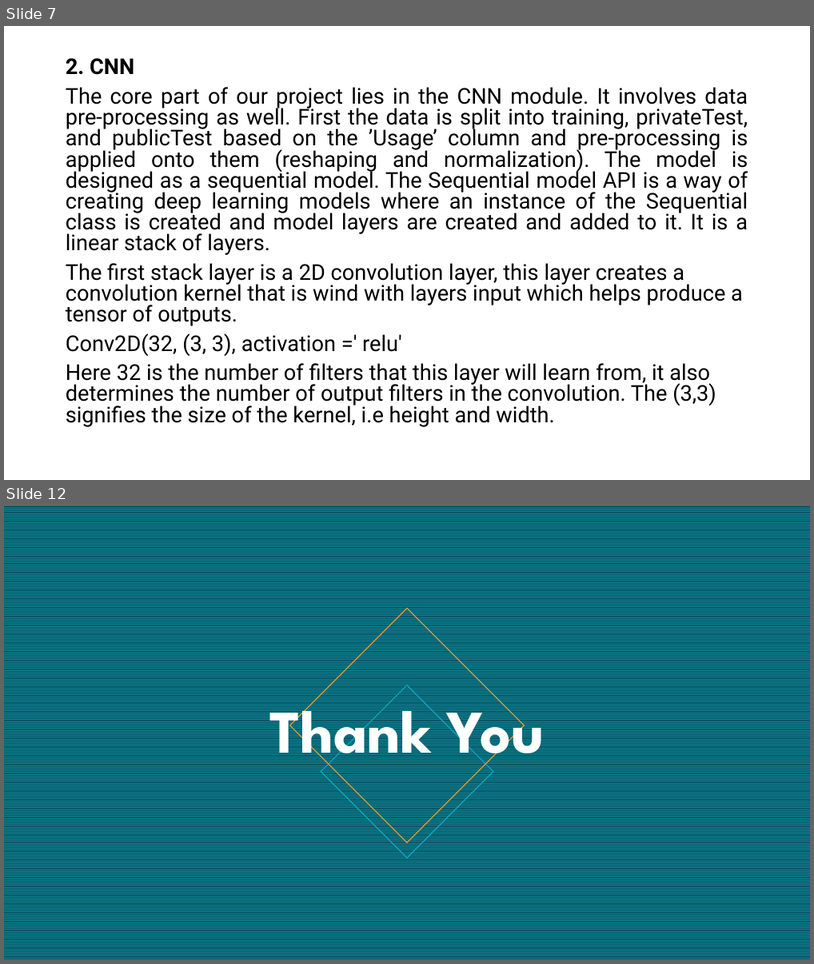
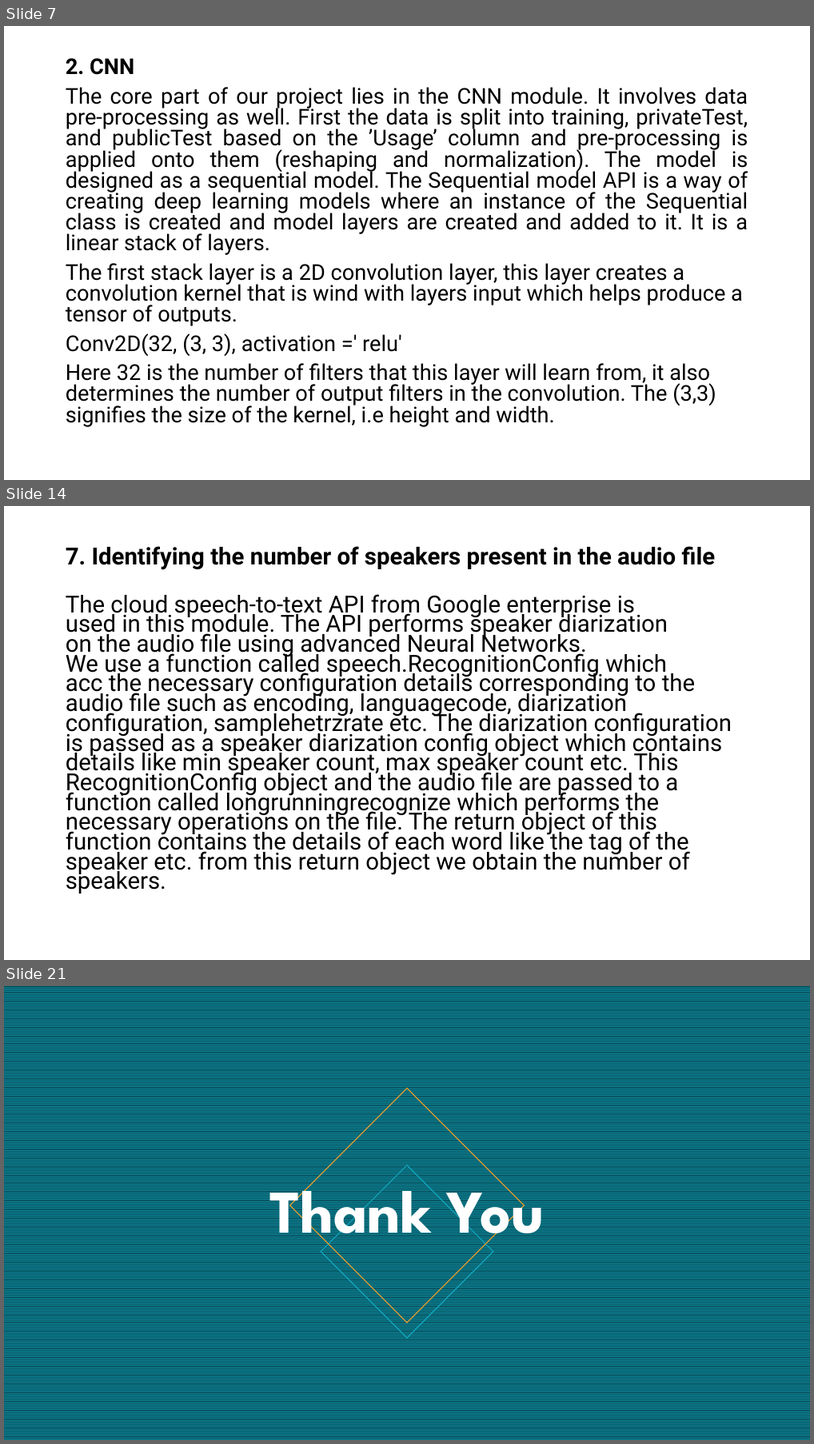
Before and after one commit to VaibhaveS/Focus, a slide deck: Documents/IP_Project.pptx. Shown one above the other, each under a label of ours: slides 7 and 12 before the commit, slides 7, 14 and 21 after it; the slides between them are not shown. The pictures are 814x964 and 814x1444 pixels, drawn with LibreOffice and Linux fonts; fonts in the diff are those of the drawing. Boxes give left, top, right and bottom in pixels: in the first picture for what was removed or moved away, otherwise in the second. Text is boxed around its words. In the diff, an @@ line names an element or a change of style, - is before the commit and + after.

```diff
--- a/Documents/IP_Project.pptx
+++ b/Documents/IP_Project.pptx
@@ slide 14 added at <box>4,506,810,960</box>, background #FFFFFF @@
@@ text added at <box>66,546,732,893</box>, 28 pt, text #000000 @@
+7. Identifying the number of speakers present in the audio file
+The cloud speech-to-text API from Google enterprise is
+used in this module. The API performs speaker diarization
+on the audio file using advanced Neural Networks.
+We use a function called speech.RecognitionConfig which
+acc the necessary configuration details corresponding to the audio file such as encoding, languagecode, diarization configuration, samplehetrzrate etc. The diarization configuration is passed as a speaker diarization config object which contains details like min speaker count, max speaker count etc. This RecognitionConfig object and the audio file are passed to a function called longrunningrecognize which performs the necessary operations on the file. The return object of this function contains the details of each word like the tag of the speaker etc. from this return object we obtain the number of speakers.
@@ what was slide 12 is now slide 21 @@
```
Also in this commit, not shown: 8 slides changed, 8 other slides added.
